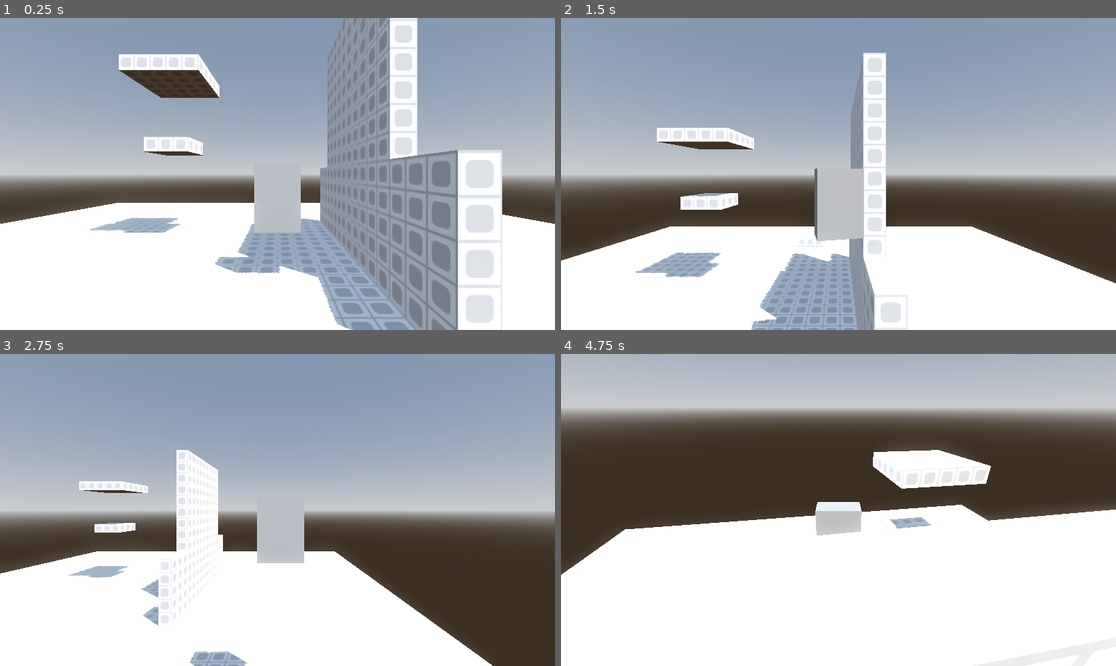
Above: before the commit, frames 1-4 (two rows, left to right).
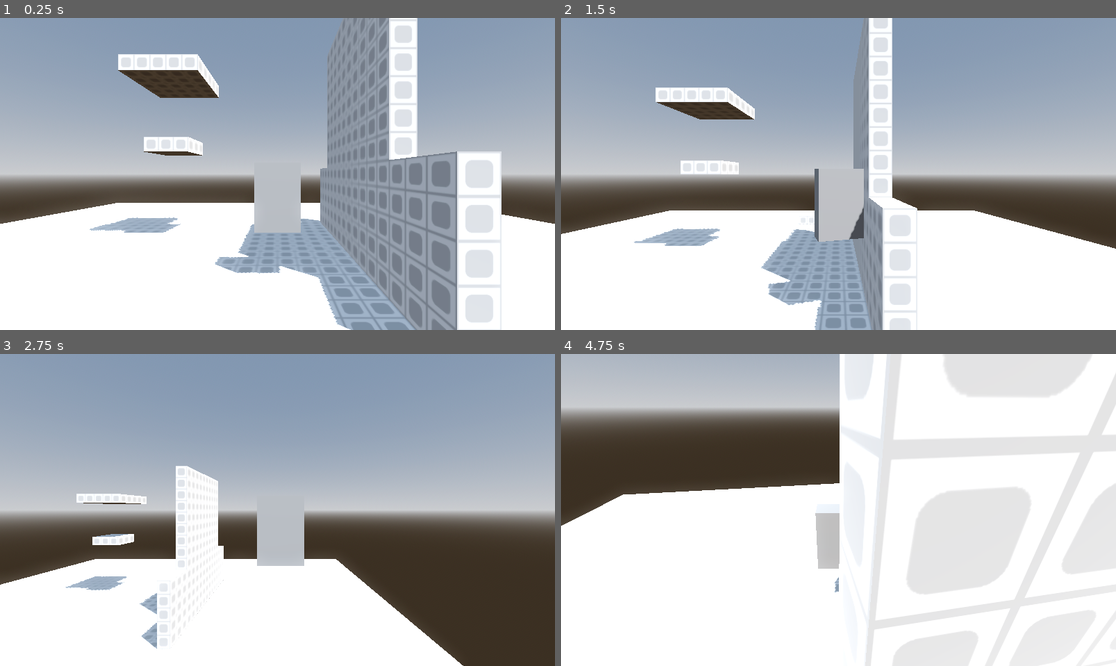
Above: after the commit, the same moments.

Repository: Natelytle/jomolith
Game: Godot game, scene res://Scenes/main.tscn
Two runs of this game, one before a commit and one after it. Both use one fixed random seed, a clock stepped at 60 frames per second and the inputs below.
Inputs (mouse positions are in pixels of both pictures, inside the frame that each line leads up to):
- Up to frame 1 (0.25 s): no input
- Up to frame 2 (1.5 s): move the mouse to (960, 158) at 0.52 s; hold D (right) 0.53-1.28 s; hold Space (jump) 0.53-1.28 s; move the mouse to (727, 189) at 1.27 s; hold S (backward) from 1.28 s (still down); right-click (727, 189) at 1.35 s
- Up to frame 3 (2.75 s): tap Space (jump) at 1.52, 1.55, 1.82 s; move the mouse to (333, 441) at 2.02 s; release S (backward) at 2.03 s; hold D (right) from 2.03 s (still down); hold Space (jump) from 2.03 s (still down); tap Shift (shift_lock) at 2.1 s
- Up to frame 4 (4.75 s): move the mouse to (810, 572) at 2.77 s; release D (right) at 2.78 s; release Space (jump) at 2.78 s; hold W (forward) from 2.78 s (still down); tap Mouse wheel up (zoom_in) at 2.85 s; tap Space (jump) at 3.02, 3.05, 3.32, 4.35, 4.52 s; move the mouse to (877, 513) at 3.52 s; hold Space (jump) 3.53-4.28 s; tap Mouse wheel down (zoom_out) at 3.6 s; move the mouse to (794, 506) at 4.27 s

The runs differ from the first frame. In frame 1, 0.4% of the frame differs, in the area x 6-94%, y 0-100%; in frame 2, 18%; in frame 3, 5.8%; in frame 4, 36%, in the area x 0-100%, y 0-95%.

Commit message:
Rigidbody player character

Diff:
--- a/Scenes/main.tscn
+++ b/Scenes/main.tscn
@@ -29,8 +29,11 @@
 uv1_offset = Vector3(0, 0.5, 0)
 uv1_triplanar = true
 
-[sub_resource type="BoxShape3D" id="BoxShape3D_8gbba"]
-size = Vector3(2, 3, 1)
+[sub_resource type="PhysicsMaterial" id="PhysicsMaterial_by5y7"]
+friction = 0.35
+
+[sub_resource type="BoxShape3D" id="BoxShape3D_by5y7"]
+size = Vector3(2, 3.05, 1)
 
 [node name="Main" type="Node3D"]
 
@@ -52,7 +55,7 @@
 material = SubResource("StandardMaterial3D_bo1nx")
 
 [node name="CSGBox3D2" type="CSGBox3D" parent="Stage/CSGBox3D"]
-transform = Transform3D(1, 0, 0, 0, 1, 0, 0, 0, 1, 4.50482, 3.03303, -2.99116)
+transform = Transform3D(1, 0, 0, 0, 1, 0, 0, 0, 1, 4.5, 3, -3)
 use_collision = true
 size = Vector3(1, 5, 16)
 material = SubResource("StandardMaterial3D_jjvhh")
@@ -64,12 +67,12 @@
 material = SubResource("StandardMaterial3D_jjvhh")
 
 [node name="CSGBox3D4" type="CSGBox3D" parent="Stage/CSGBox3D"]
-transform = Transform3D(1, 0, 0, 0, 1, 0, 0, 0, 1, 4.50482, 10.033, -2.99116)
+transform = Transform3D(1, 0, 0, 0, 1, 0, 0, 0, 1, 4.5, 10, -3)
 size = Vector3(1, 9, 10)
 material = SubResource("StandardMaterial3D_jjvhh")
 
 [node name="CSGBox3D5" type="CSGBox3D" parent="Stage/CSGBox3D"]
-transform = Transform3D(1, 0, 0, 0, 1, 0, 0, 0, 1, -7.44894, 12, -6.49654)
+transform = Transform3D(1, 0, 0, 0, 1, 0, 0, 0, 1, -7.5, 12, -6.5)
 size = Vector3(5, 1, 5)
 material = SubResource("StandardMaterial3D_jjvhh")
 
@@ -79,73 +82,87 @@
 size = Vector3(3, 1, 3)
 material = SubResource("StandardMaterial3D_jjvhh")
 
-[node name="Player" type="CharacterBody3D" parent="."]
-floor_snap_length = 1.0
+[node name="Player" type="Node3D" parent="."]
+transform = Transform3D(1, 0, 0, 0, 1, 0, 0, 0, 1, 0, 3.5, 0)
+
+[node name="PlayerCenter" type="RigidBody3D" parent="Player"]
+transform = Transform3D(1, 0, 0, 0, 1, 0, 0, 0, 1, 0, 3.5, 0)
+top_level = true
+collision_layer = 0
+axis_lock_angular_x = true
+axis_lock_angular_z = true
+physics_material_override = SubResource("PhysicsMaterial_by5y7")
 script = ExtResource("2_bo1nx")
 
-[node name="HitboxTorso" type="CollisionShape3D" parent="Player"]
-transform = Transform3D(1, 0, 0, 0, 1, 0, 0, 0, 1, 0, 3.5, 0)
-shape = SubResource("BoxShape3D_8gbba")
+[node name="PlayerCollisionBox" type="CollisionShape3D" parent="Player/PlayerCenter"]
+transform = Transform3D(1, 0, 0, 0, 1, 0, 0, 0, 1, 0, -0.025, 0)
+shape = SubResource("BoxShape3D_by5y7")
 
-[node name="Avatar" type="CSGBox3D" parent="Player/HitboxTorso"]
+[node name="Avatar" type="CSGBox3D" parent="Player/PlayerCenter"]
+use_collision = true
+collision_layer = 2
+collision_mask = 0
 size = Vector3(2, 3, 1)
 
-[node name="HitboxLegs" type="Node3D" parent="Player/HitboxTorso"]
+[node name="PlayerLegs" type="Node3D" parent="Player/PlayerCenter"]
 transform = Transform3D(1, 0, 0, 0, 1, 0, 0, 0, 1, 0, -1.5, 0)
 script = ExtResource("3_kry3j")
 
-[node name="Center" type="Node3D" parent="Player/HitboxTorso/HitboxLegs"]
+[node name="Center" type="Node3D" parent="Player/PlayerCenter/PlayerLegs"]
 
-[node name="RayCast3D" type="RayCast3D" parent="Player/HitboxTorso/HitboxLegs/Center"]
+[node name="RayCast3D" type="RayCast3D" parent="Player/PlayerCenter/PlayerLegs/Center"]
 target_position = Vector3(0, -3.5, 0)
 
-[node name="Left" type="Node3D" parent="Player/HitboxTorso/HitboxLegs"]
+[node name="Left" type="Node3D" parent="Player/PlayerCenter/PlayerLegs"]
 transform = Transform3D(1, 0, 0, 0, 1, 0, 0, 0, 1, -0.95, 0, 0)
 
-[node name="RayCast3D" type="RayCast3D" parent="Player/HitboxTorso/HitboxLegs/Left"]
+[node name="RayCast3D" type="RayCast3D" parent="Player/PlayerCenter/PlayerLegs/Left"]
 target_position = Vector3(0, -3.5, 0)
 
-[node name="Right" type="Node3D" parent="Player/HitboxTorso/HitboxLegs"]
+[node name="Right" type="Node3D" parent="Player/PlayerCenter/PlayerLegs"]
 transform = Transform3D(1, 0, 0, 0, 1, 0, 0, 0, 1, 0.95, 0, 0)
 
-[node name="RayCast3D" type="RayCast3D" parent="Player/HitboxTorso/HitboxLegs/Right"]
+[node name="RayCast3D" type="RayCast3D" parent="Player/PlayerCenter/PlayerLegs/Right"]
 target_position = Vector3(0, -3.5, 0)
 
-[node name="Front" type="Node3D" parent="Player/HitboxTorso/HitboxLegs"]
+[node name="Front" type="Node3D" parent="Player/PlayerCenter/PlayerLegs"]
 transform = Transform3D(1, 0, 0, 0, 1, 0, 0, 0, 1, 0, 0, -0.45)
 
-[node name="RayCast3D" type="RayCast3D" parent="Player/HitboxTorso/HitboxLegs/Front"]
+[node name="RayCast3D" type="RayCast3D" parent="Player/PlayerCenter/PlayerLegs/Front"]
 target_position = Vector3(0, -3.5, 0)
 
-[node name="Back" type="Node3D" parent="Player/HitboxTorso/HitboxLegs"]
+[node name="Back" type="Node3D" parent="Player/PlayerCenter/PlayerLegs"]
 transform = Transform3D(1, 0, 0, 0, 1, 0, 0, 0, 1, 0, 0, 0.45)
 
-[node name="RayCast3D" type="RayCast3D" parent="Player/HitboxTorso/HitboxLegs/Back"]
+[node name="RayCast3D" type="RayCast3D" parent="Player/PlayerCenter/PlayerLegs/Back"]
 target_position = Vector3(0, -3.5, 0)
 
-[node name="FrontLeft" type="Node3D" parent="Player/HitboxTorso/HitboxLegs"]
+[node name="FrontLeft" type="Node3D" parent="Player/PlayerCenter/PlayerLegs"]
 transform = Transform3D(1, 0, 0, 0, 1, 0, 0, 0, 1, -0.95, 0, -0.45)
 
-[node name="RayCast3D" type="RayCast3D" parent="Player/HitboxTorso/HitboxLegs/FrontLeft"]
+[node name="RayCast3D" type="RayCast3D" parent="Player/PlayerCenter/PlayerLegs/FrontLeft"]
 target_position = Vector3(0, -3.5, 0)
 
-[node name="FrontRight" type="Node3D" parent="Player/HitboxTorso/HitboxLegs"]
+[node name="FrontRight" type="Node3D" parent="Player/PlayerCenter/PlayerLegs"]
 transform = Transform3D(1, 0, 0, 0, 1, 0, 0, 0, 1, 0.95, 0, -0.45)
 
-[node name="RayCast3D" type="RayCast3D" parent="Player/HitboxTorso/HitboxLegs/FrontRight"]
+[node name="RayCast3D" type="RayCast3D" parent="Player/PlayerCenter/PlayerLegs/FrontRight"]
 target_position = Vector3(0, -3.5, 0)
 
-[node name="BackLeft" type="Node3D" parent="Player/HitboxTorso/HitboxLegs"]
+[node name="BackLeft" type="Node3D" parent="Player/PlayerCenter/PlayerLegs"]
 transform = Transform3D(1, 0, 0, 0, 1, 0, 0, 0, 1, -0.95, 0, 0.45)
 
-[node name="RayCast3D" type="RayCast3D" parent="Player/HitboxTorso/HitboxLegs/BackLeft"]
+[node name="RayCast3D" type="RayCast3D" parent="Player/PlayerCenter/PlayerLegs/BackLeft"]
 target_position = Vector3(0, -3.5, 0)
 
-[node name="BackRight" type="Node3D" parent="Player/HitboxTorso/HitboxLegs"]
+[node name="BackRight" type="Node3D" parent="Player/PlayerCenter/PlayerLegs"]
 transform = Transform3D(1, 0, 0, 0, 1, 0, 0, 0, 1, 0.95, 0, 0.45)
 
-[node name="RayCast3D" type="RayCast3D" parent="Player/HitboxTorso/HitboxLegs/BackRight"]
+[node name="RayCast3D" type="RayCast3D" parent="Player/PlayerCenter/PlayerLegs/BackRight"]
 target_position = Vector3(0, -3.5, 0)
+
+[node name="CameraAnchor" type="Node3D" parent="Player/PlayerCenter"]
+transform = Transform3D(1, 0, 0, 0, 1, 0, 0, 0, 1, 0, 1, 0)
 
 [node name="PlayerCameraPivot" type="Node3D" parent="Player"]
 top_level = true
--- a/Scripts/player.gd
+++ b/Scripts/player.gd
@@ -1,17 +1,18 @@
-extends CharacterBody3D
-@onready var camera: Node3D = $"PlayerCameraPivot"
-@onready var hitbox: CollisionShape3D = $"HitboxTorso"
-@onready var hitboxLegs: Node3D = hitbox.get_node("HitboxLegs")
+extends RigidBody3D
+
+@onready var baseNode: Node3D = $".."
+@onready var camera: Node3D = $"../PlayerCameraPivot"
+@onready var hitboxLegs: Node3D = $"PlayerLegs"
 
 # movement
 const MAX_SPEED = 16
-const GROUND_ACCELERATION = 80
-const AIR_ACCELERATION = 15
+const GROUND_ACCELERATION = 800
+const AIR_ACCELERATION = 150
 const JUMP_VELOCITY = 50
 const COYOTE_TIME = 0.08
+const PICKLE_TIME = "All The Damn Time"
 
 var currentSpeed = 0
-var currentMovementVector = Vector3.ZERO
 var coyoteTimeTimer = 0
 
 # mouse
@@ -44,11 +45,6 @@
 		else:
 			Input.set_mouse_mode(Input.MOUSE_MODE_VISIBLE)
 
-func _process(_delta: float) -> void:
-	# Handle turning with and without shift-lock
-	if mouse_locked:
-		hitbox.rotation.y = camera.rotation.y
-
 
 func _physics_process(delta: float) -> void:
 	var averageLength = hitboxLegs.get_average_length()
@@ -56,45 +52,53 @@
 	var isOnFloor = averageLength < 2.1
 
 	if not isOnFloor:
-		velocity += get_gravity() * delta
 		coyoteTimeTimer += delta
 	else:
-		velocity.y = -get_gravity().y * (2 - averageLength) / 10
+		# 1.65 perfectly counteracts gravity for some reason so we need to add it into our calc
+		set_axis_velocity(Vector3.UP * 1.65 + Vector3.UP * (2 - averageLength) * 50)
 		coyoteTimeTimer = 0
 
 	if Input.is_action_pressed("jump") and coyoteTimeTimer <= COYOTE_TIME:
-		velocity.y = JUMP_VELOCITY
+		set_axis_velocity(Vector3.UP * JUMP_VELOCITY)
 		coyoteTimeTimer += COYOTE_TIME
 
 	# Get the input direction and handle the movement/deceleration.
 	var input_dir := Input.get_vector("left", "right", "forward", "backward")
 
-	var direction = (transform.basis.rotated(Vector3.UP, camera.rotation.y) * Vector3(input_dir.x, 0, input_dir.y)).normalized()
+	var direction = (baseNode.transform.basis.rotated(Vector3.UP, camera.rotation.y) * Vector3(input_dir.x, 0, input_dir.y)).normalized()
 	var targetMovementVector = direction * MAX_SPEED
 
 	if isOnFloor:
-		currentMovementVector = accelerate(currentMovementVector, targetMovementVector, GROUND_ACCELERATION, delta)
+		accelerate(targetMovementVector, GROUND_ACCELERATION)
 	else:
-		currentMovementVector = accelerate(currentMovementVector, targetMovementVector, AIR_ACCELERATION, delta)
+		accelerate(targetMovementVector, AIR_ACCELERATION)
 
-	velocity.x = currentMovementVector.x
-	velocity.z = currentMovementVector.z
+	# we always attempt to upright the character.
 
-	if not mouse_locked and direction.length() > 0:
-		hitbox.rotation.y = lerp_angle(hitbox.rotation.y, atan2(-direction.x, -direction.z), 10 * delta)
-
-	move_and_slide()
+	if not mouse_locked:
+		rotate_to_direction(direction)
 
 
-func accelerate(current: Vector3, target: Vector3, accel: float, delta: float) -> Vector3:
-	var factor = 1.0 - pow(0.2, 80.0 * delta)
-	var scaledAccel = accel * (10.0 * delta)
+func _integrate_forces(state: PhysicsDirectBodyState3D) -> void:
+	# Handle turning with shift-lock
+	if mouse_locked:
+		rotation.y = camera.rotation.y
 
-	var lerp_z = lerp(current, target, factor)
-	var accel_z = current + (target - current).normalized() * scaledAccel
 
-	# Whichever one accelerates the player less is the chosen one
-	if ((lerp_z - current).length() > (accel_z - current).length()):
-		return accel_z
+func accelerate(target: Vector3, accel: float) -> void:
+	var correctionVector = target - Vector3(linear_velocity.x, 0, linear_velocity.z)
+
+	var length = min(accel, 100 * correctionVector.length())
+
+	correctionVector = correctionVector.normalized() * length
+
+	apply_central_force(correctionVector)
+
+
+func rotate_to_direction(target: Vector3) -> void:
+	if target.length() > 0:
+		var torque = (-transform.basis.z).signed_angle_to(target, Vector3.UP)
+
+		angular_velocity = baseNode.transform.basis.y * torque * 10
 	else:
-		return lerp_z
+		angular_velocity = Vector3.UP * 0
--- a/Scripts/player_camera.gd
+++ b/Scripts/player_camera.gd
@@ -29,4 +29,4 @@
 		playerCamera.spring_length = min(playerCamera.spring_length, 400)
 
 func _process(_delta: float) -> void:
-	global_position = $"..".global_position + Vector3.UP * 4.5
+	global_position = $"../PlayerCenter/CameraAnchor".global_position
--- a/project.godot
+++ b/project.godot
@@ -11,7 +11,7 @@
 [application]
 
 config/name="Jomolith"
-run/main_scene="res://Scenes/main.tscn"
+run/main_scene="uid://bdcgss0ixl0sd"
 config/features=PackedStringArray("4.4", "Mobile")
 config/icon="res://icon.svg"
 
@@ -82,4 +82,6 @@
 common/physics_jitter_fix=0.0
 3d/physics_engine="Jolt Physics"
 3d/default_gravity=196.2
+3d/default_linear_damp=0.0
+3d/default_angular_damp=0.0
 common/physics_interpolation=true
Not shown: 1 places in Scenes/main.tscn that only renumber resources
